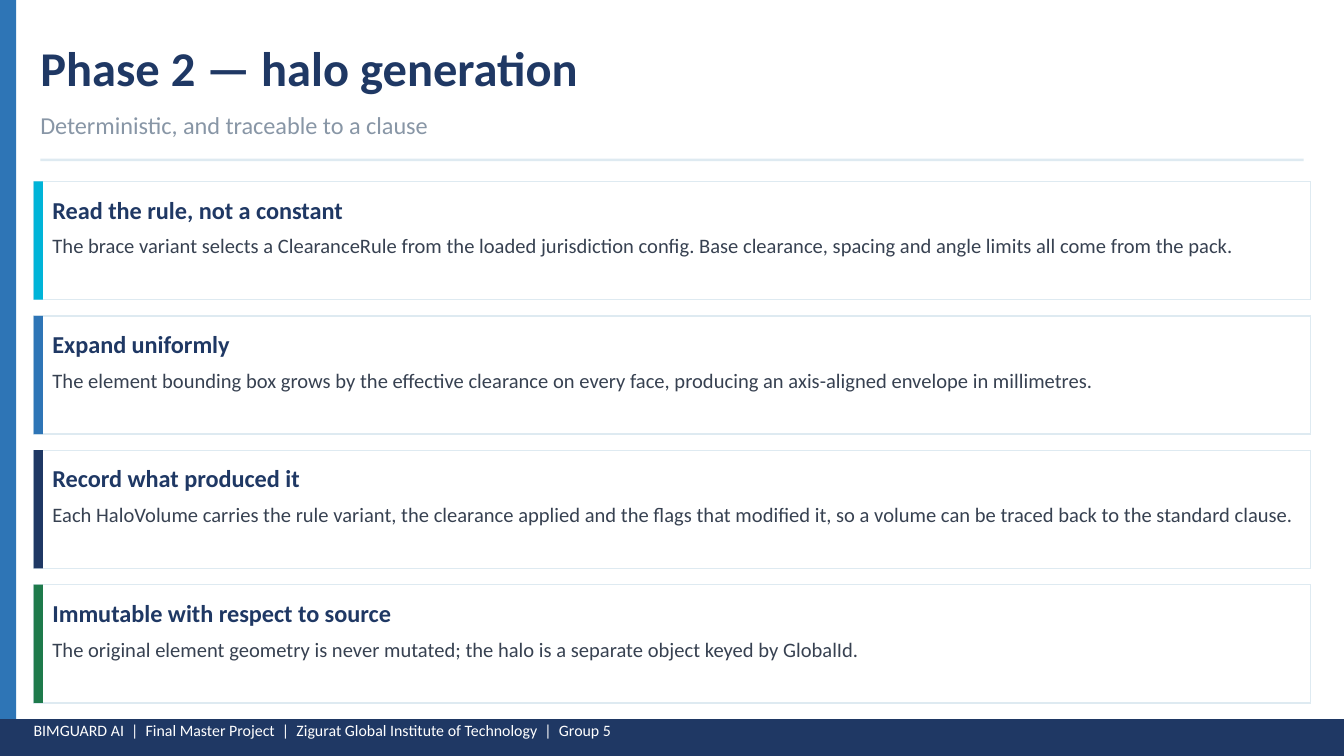
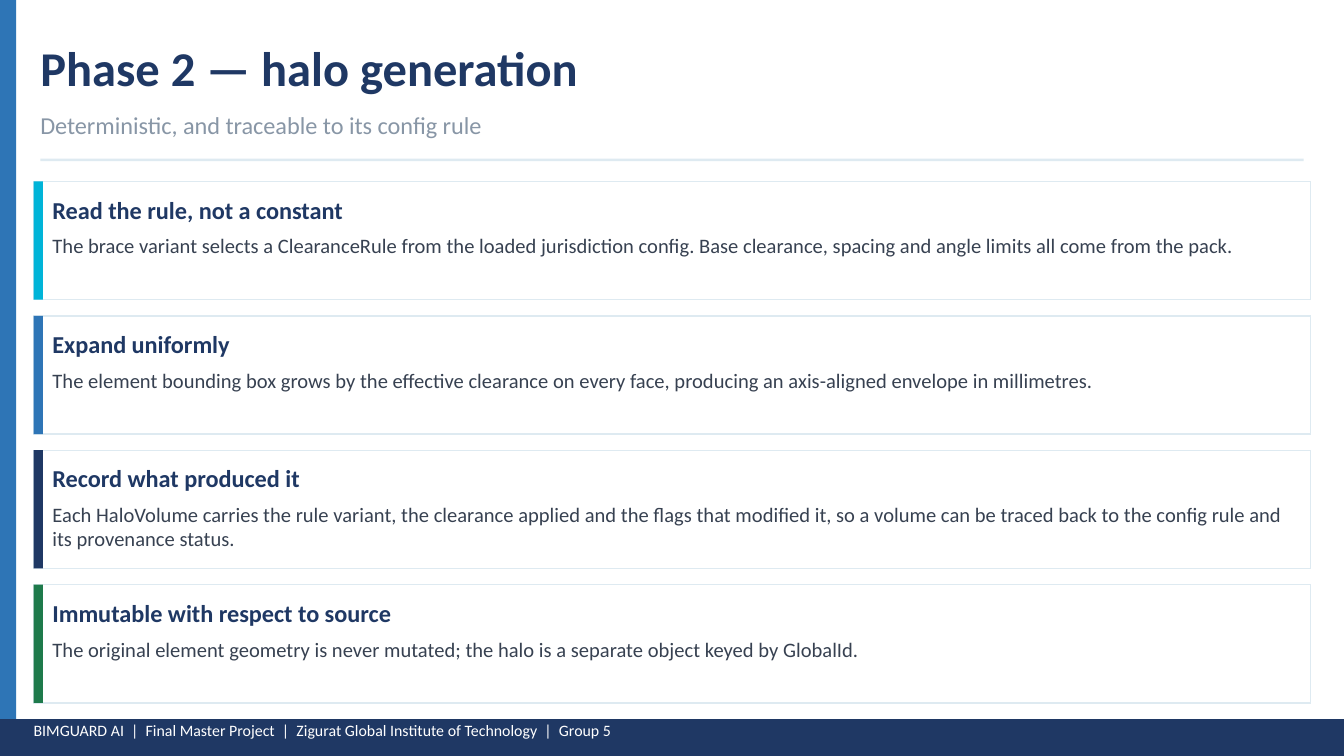
Before and after one commit to maicen/bim-guard, a slide deck: slide 6 of docs/Presentation-2026-May/BIMGUARD_FMP_B_Blue_Halo.pptx. Drawn at 1344x756 pixels with LibreOffice and Linux fonts; fonts in the diff are those of the drawing. Boxes give left, top, right and bottom in pixels: in the first picture for what was removed or moved away, otherwise in the second. Text is boxed around its words. In the diff, an @@ line names an element or a change of style, - is before the commit and + after.

```diff
--- a/docs/Presentation-2026-May/BIMGUARD_FMP_B_Blue_Halo.pptx
+++ b/docs/Presentation-2026-May/BIMGUARD_FMP_B_Blue_Halo.pptx
@@ text at <box>40,117,482,138</box>: text changed @@
-Deterministic, and traceable to a clause
+Deterministic, and traceable to its config rule
@@ text at <box>52,507,1280,550</box>: text changed @@
-Each HaloVolume carries the rule variant, the clearance applied and the flags that modified it, so a volume can be traced back to the standard clause.
+Each HaloVolume carries the rule variant, the clearance applied and the flags that modified it, so a volume can be traced back to the config rule and its provenance status.
```
Also in this commit, not shown: 8 other slides changed, 1 slide added, 1 slide removed, 3 other files.
